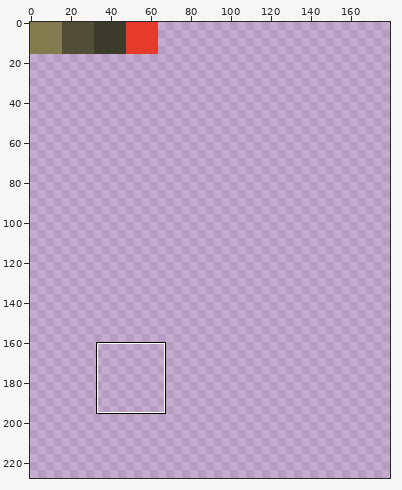
Two versions of one pixel-art file, images/tiles.ase. Above: a wide view before the commit, with the close-up outlined.
Close-up. Before the commit:
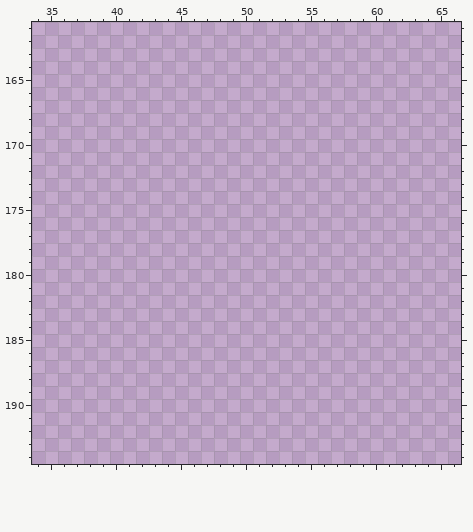
256x256 pixels, 1 frame. Colours within 5 levels of each other are drawn and written as one. Shown: x 34..66, y 161..194. The wide view leaves out empty margins. The commit also changed other parts of the picture, which this record leaves out.
Palette (. is transparent): 
And afterwards:
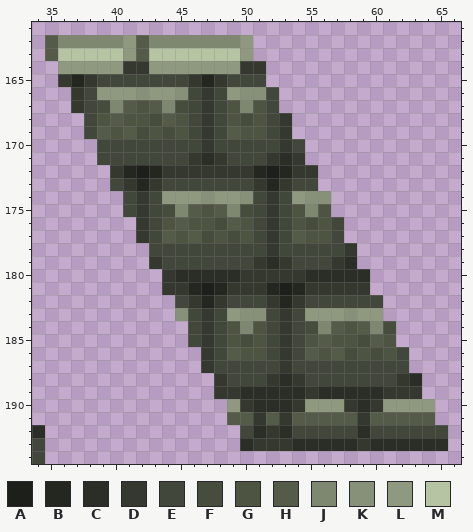
Colours new in this view: A #1c1f1a  B #242620  C #2a2e27  D #34382f  E #42473b  F #464d3c  G #4d5442  H #545c49  J #7e8770  K #879179  L #8e997f  M #b6c4a3
Change:
Layer "Layer 1":
y 162: x 35..50 ................ -> HJJJJJLHJJJJJJJL
y 163: x 35..50 ................ -> HMMMMMLHMMMMMMML
y 164: x 36..51 ................ -> LLLLLDDLLLLLLLDD
y 165: x 36..51 ................ -> DBDEEEEEEEDBDEEE
y 166: x 37..52 ................ -> DELLLKLLKEDELKKE
y 167: x 37..52 ................ -> DEFJHGHJFEDEGJGE
y 168: x 38..53 ................ -> EGHGGFHGEDEGFGED
y 169: x 38..53 ................ -> EHGHFGFGEDEHGGED
y 170: x 39..54 ................ -> EEEEEEEEDEEEEEDE
y 171: x 39..54 ................ -> EEEEEEEDCDEEEDCD
y 172: x 40..55 ................ -> DBABDDDDDDDBABDD
y 173: x 40..55 ................ -> EDBDEEEEEEEDBDEE
y 174: x 41..56 ................ -> EDELLLKLLKEDELKK
y 175: x 41..56 ................ -> EDEFJHGHJFEDEGJG
y 176: x 42..57 ................ -> DEGHGGFHGEDEGFGE
y 177: x 42..57 ................ -> DEHGHFGFGEDEHGGE
y 178: x 43..58 ................ -> EEEEEEEEEDEEEEED
y 179: x 43..58 ................ -> DEEEEEEEDCDEEEDC
y 180: x 44..59 ................ -> DCCCCCDDDDDCCCCC
y 181: x 44..59 ................ -> DDBABDDDBABDDDDD
y 182: x 45..60 ................ -> EDBDEEEDBDEEEEEE
y 183: x 45..60 ................ -> KEDELKKEDELLLKLL
y 184: x 46..61 ................ -> EDEGJGEDEFJHGHJF
y 185: x 46..61 ................ -> EDEGFGEDEGHGGFHG
y 186: x 47..62 ................ -> DEHGGEDEHGHFGFGE
y 187: x 47..62 ................ -> DEEEEEDEEEEEEEEE
y 188: x 48..63 ................ -> DEEEDCDEEEEEEEDC
y 189: x 48..63 ................ -> DDCCCCCDCCCCCDDD
y 190: x 49..64 ................ -> LDCCCDLLLDCDLLLL
y 191: x 49..64 ................ -> HHDHDHHHHHDHHHHH
y 192: x 34 . -> C; x 50..65 ................ -> ECDCEEEEECEEEEEE
y 193: x 34 . -> E; x 50..65 ................ -> CDDDCCCCCDCCCCCC
y 194: x 34 . -> E
Where, in picture pixels (left, top, right, bottom), the same in both close-ups:
added: (45, 35, 448, 451)
added: (32, 425, 45, 464)
